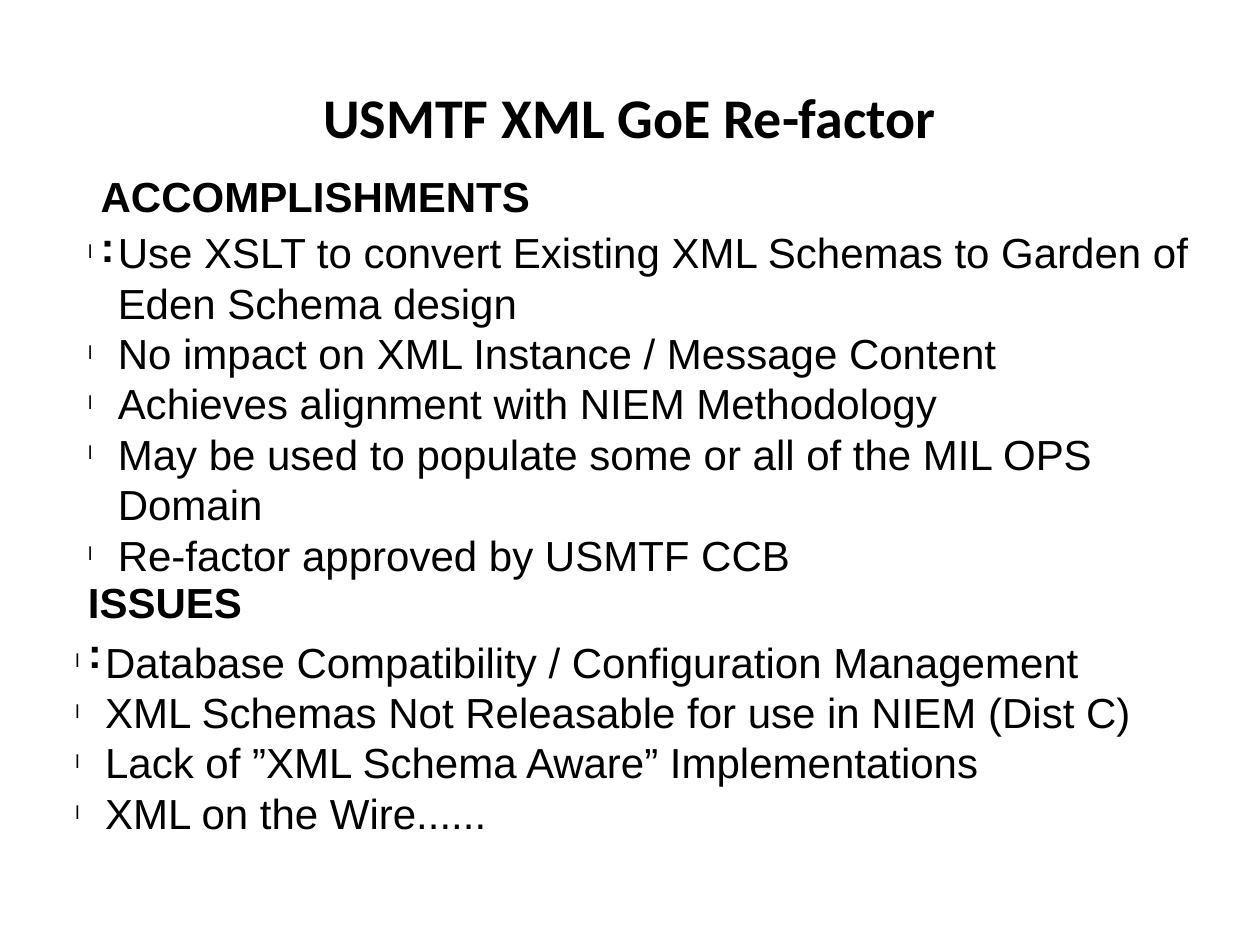
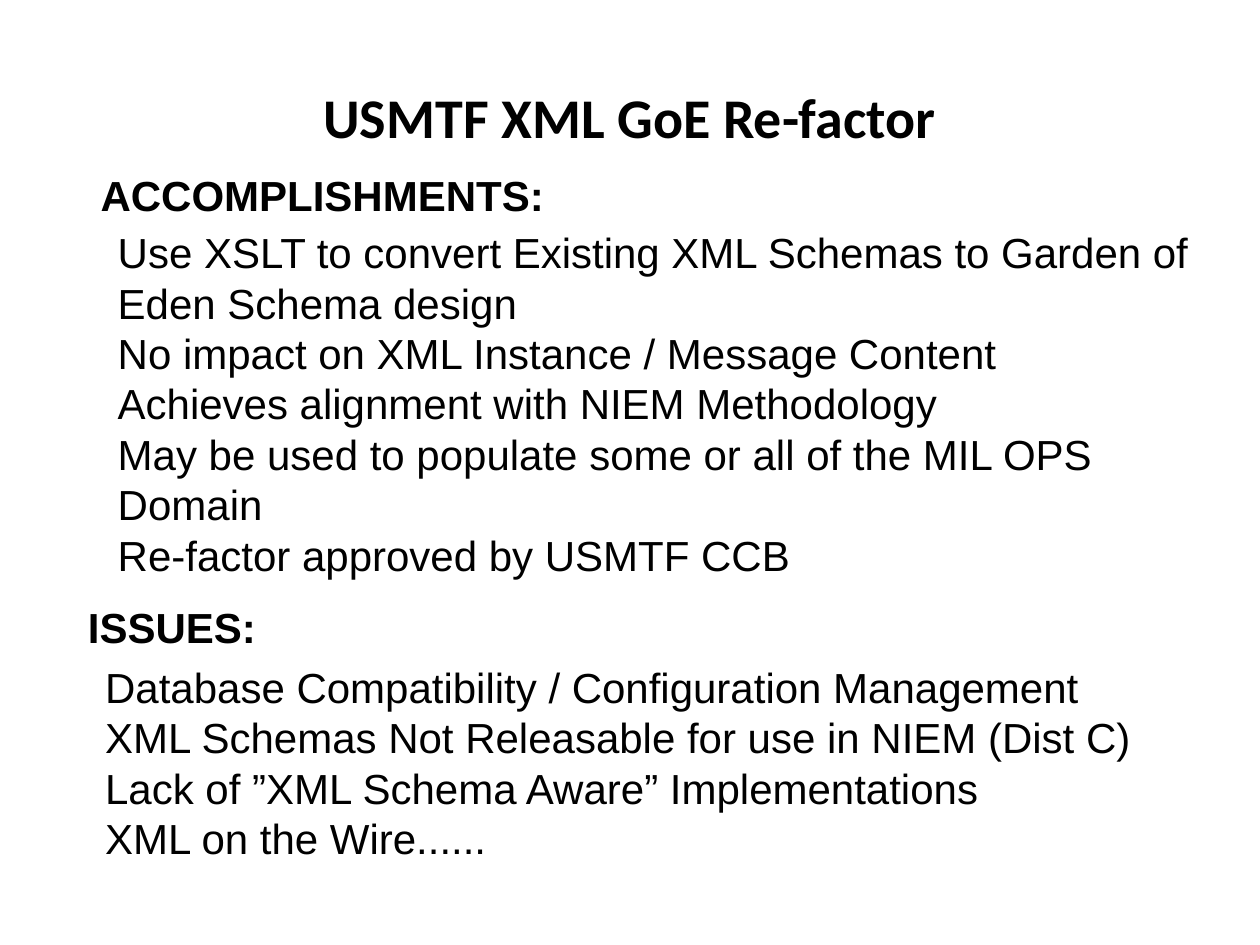
Before and after one commit to mil-oss/MTFXML, a slide deck: slide 13 of Docs/Re-factor/MTF_XML_Refactor_Brief.pptx (slide 9 before the commit). Drawn at 1260x945 pixels with LibreOffice and Linux fonts; fonts in the diff are those of the drawing; background and template pictures are left out. Boxes give left, top, right and bottom in pixels: in the first picture for what was removed or moved away, otherwise in the second. Text is boxed around its words. In the diff, an @@ line names an element or a change of style, - is before the commit and + after.

Commit message:
XSLT

```diff
--- a/Docs/Re-factor/MTF_XML_Refactor_Brief.pptx
+++ b/Docs/Re-factor/MTF_XML_Refactor_Brief.pptx
@@ text "ACCOMPLISHMENTS:" rewrapped from (101, 182, 530, 213) to (101, 181, 544, 212) @@
@@ text "Use XSLT to convert Existing ..." at (118, 237, 1188, 579): bullet l to ● @@
@@ text "ISSUES:" rewrapped from (88, 588, 242, 619) to (88, 613, 256, 644) @@
@@ text "Database Compatibility / Configuration Management" at (105, 672, 1130, 855): bullet l to ● @@
@@ text "Database Compatibility / Configuration Management": place and size @@
-text "Database Compatibility / Configuration Management" at (105, 647, 1130, 830)
+text "Database Compatibility / Configuration Management" at (105, 672, 1130, 855)
```
Also in this commit, not shown: 9 other slides changed, 7 slides added, 4 slides removed, 11 other files.
